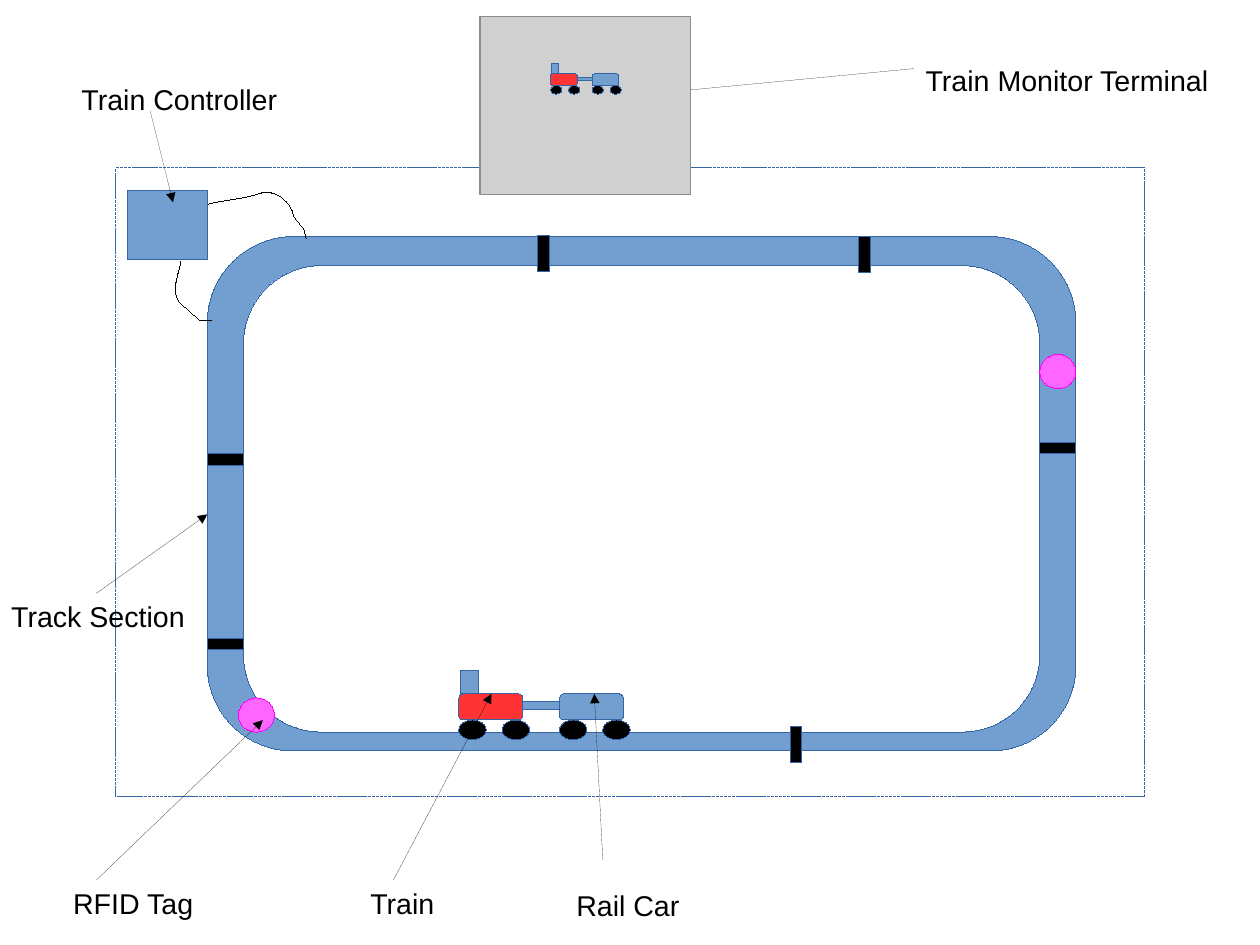
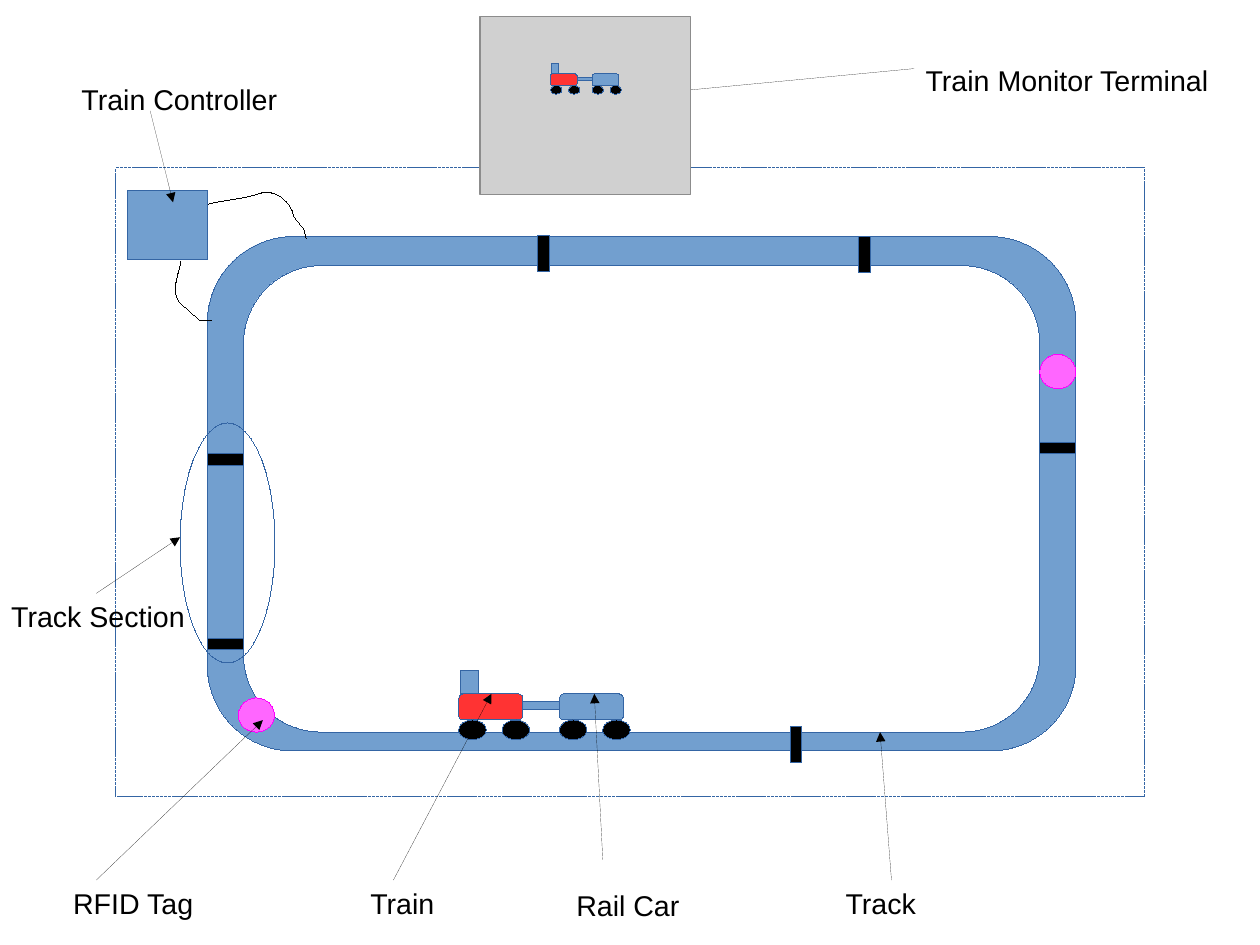
Before and after one commit to Rmadyun/CPE656TL, a slide deck: slide 1 of documentation/diagrams/Positive Train Control Test Bed Diagram.odp. Drawn at 1260x945 pixels with LibreOffice and Linux fonts; fonts in the diff are those of the drawing; grey boxes stand for pictures. Boxes give left, top, right and bottom in pixels: in the first picture for what was removed or moved away, otherwise in the second. Text is boxed around its words. In the diff, an @@ line names an element or a change of style, - is before the commit and + after.

Commit message:
Updated diagrams with more details.

```diff
--- a/documentation/diagrams/Positive Train Control Test Bed Diagram.odp
+++ b/documentation/diagrams/Positive Train Control Test Bed Diagram.odp
@@ ellipse added at bbox=[181, 423, 276, 663], outline #3465A4 0 pt @@
@@ arrow moved from (96, 593) - (207, 515) to (96, 593) - (181, 537) @@
@@ arrow added from (892, 880) to (880, 733), #000000 0 pt @@
@@ text added at bbox=[846, 893, 916, 915], 18 pt, text #000000 @@
+Track
```
